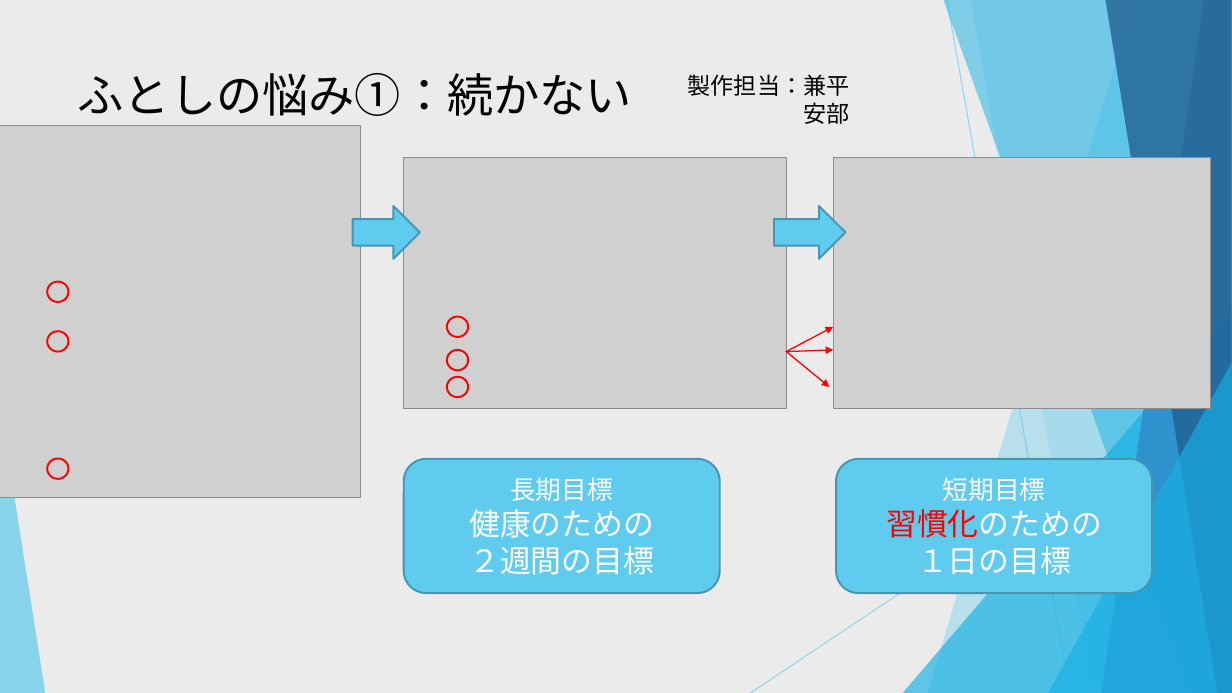
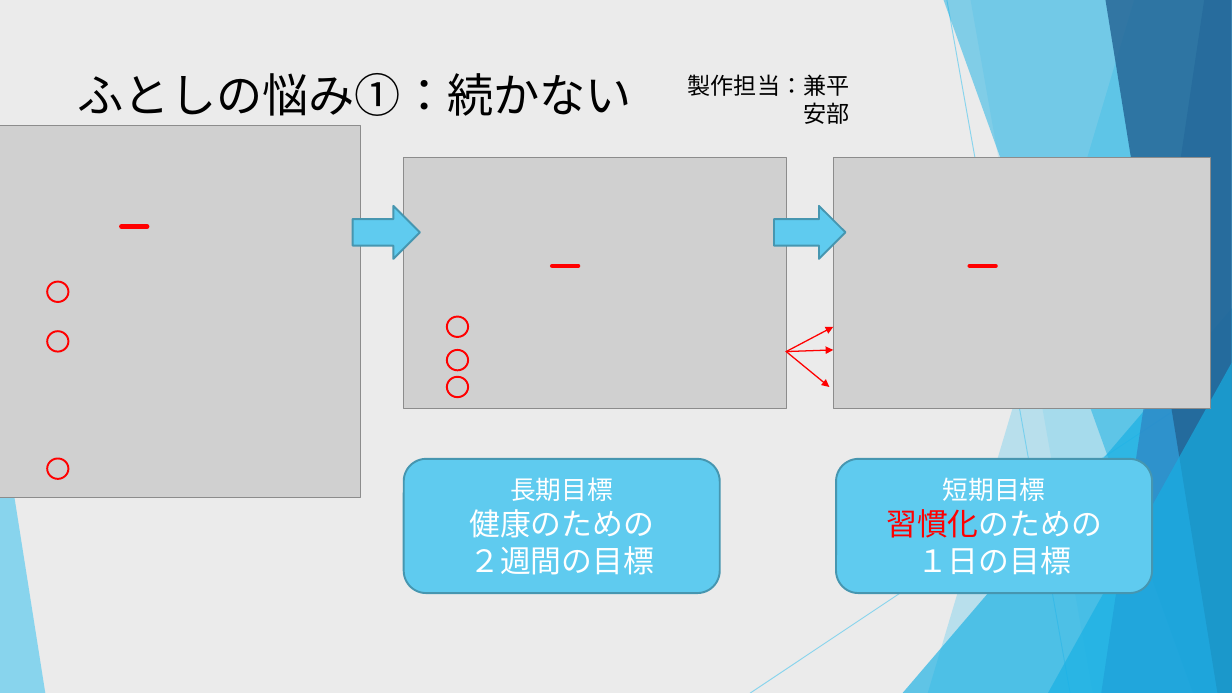
Before and after one commit to dojo2022/C-5, a slide deck: slide 5 of C5_配布資料/0630_C-5 _発表資料.pptx (slide 6 before the commit). Drawn at 1232x693 pixels with LibreOffice and Linux fonts; fonts in the diff are those of the drawing; grey boxes stand for pictures. Boxes give left, top, right and bottom in pixels: in the first picture for what was removed or moved away, otherwise in the second. Text is boxed around its words. In the diff, an @@ line names an element or a change of style, - is before the commit and + after.

```diff
--- a/C5_配布資料/0630_C-5 _発表資料.pptx
+++ b/C5_配布資料/0630_C-5 _発表資料.pptx
@@ line added from (121, 226) to (147, 226), #FF0000 3.5 pt @@
@@ line added from (553, 266) to (579, 266), #FF0000 3.5 pt @@
@@ line added from (970, 266) to (995, 266), #FF0000 3.5 pt @@
```
Also in this commit, not shown: 1 other slide changed.
